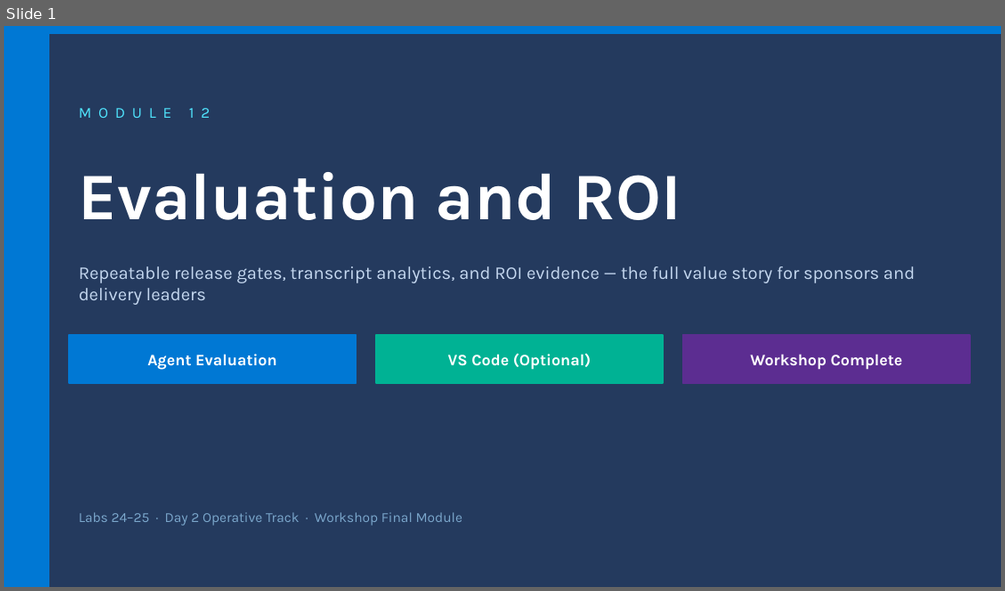
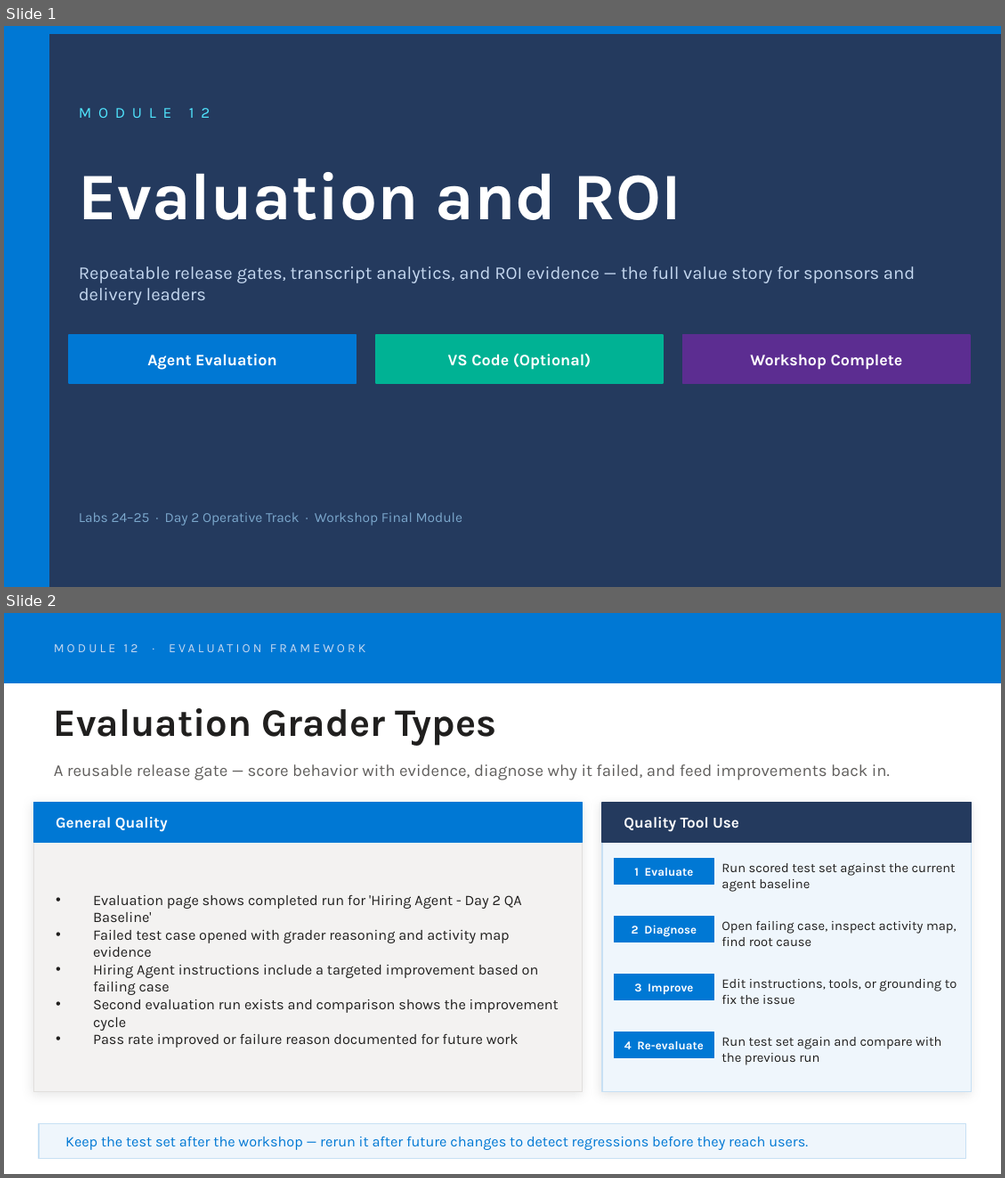
Before and after one commit to judeper/copilot-studio-workshop, a slide deck: workshop/Copilot-Studio-Workshop-Slides/Module-12-Evaluation-and-ROI.pptx. Shown one above the other, each under a label of ours: slide 1 before the commit, slides 1 and 2 after it. The pictures are 1005x591 and 1005x1178 pixels, drawn with LibreOffice and Linux fonts; fonts in the diff are those of the drawing. Boxes give left, top, right and bottom in pixels: in the first picture for what was removed or moved away, otherwise in the second. Text is boxed around its words. In the diff, an @@ line names an element or a change of style, - is before the commit and + after.

```diff
--- a/workshop/Copilot-Studio-Workshop-Slides/Module-12-Evaluation-and-ROI.pptx
+++ b/workshop/Copilot-Studio-Workshop-Slides/Module-12-Evaluation-and-ROI.pptx
@@ slide 2 added at (4,613,1001,1174), background #FFFFFF @@
@@ rectangle added at (4,613,1001,682), fill #0078D4, outline #0078D4 1 pt @@
@@ text added at (54,644,365,652), 9 pt, text #C5D8F0 @@
+MODULE 12 · EVALUATION FRAMEWORK
@@ text added at (54,708,496,746), 28 pt, text #201F1E, bold @@
+Evaluation Grader Types
@@ text added at (54,764,890,780), 12 pt, text #605E5C @@
+A reusable release gate — score behavior with evidence, diagnose why it failed, and feed improvements back in.
@@ rectangle added at (34,803,582,1092), fill #F3F2F1, outline #E1DFDD 1 pt @@
@@ rectangle added at (34,803,582,843), fill #0078D4, outline #0078D4 1 pt @@
@@ text added at (56,817,168,832), 11 pt, text #FFFFFF, bold @@
+General Quality
@@ rectangle added at (602,803,971,1092), fill #EFF6FC, outline #C7E0F4 1 pt @@
@@ rectangle added at (602,803,971,843), fill #243A5E, outline #243A5E 1 pt @@
@@ text added at (623,817,739,832), 11 pt, text #FFFFFF, bold @@
+Quality Tool Use
@@ rectangle added at (614,859,713,884), fill #0078D4, outline #0078D4 1 pt @@
@@ text added at (634,868,694,876), 8.5 pt, text #FFFFFF, bold @@
+1 Evaluate
@@ text added at (721,863,955,892), 9.5 pt, text #201F1E @@
+Run scored test set against the current agent baseline
@@ text added at (93,895,558,1047), 10.5 pt, text #201F1E @@
+• Evaluation page shows completed run for 'Hiring Agent - Day 2 QA Baseline'
+• Failed test case opened with grader reasoning and activity map evidence
+• Hiring Agent instructions include a targeted improvement based on failing case
+• Second evaluation run exists and comparison shows the improvement cycle
+• Pass rate improved or failure reason documented for future work
@@ rectangle added at (614,916,713,942), fill #0078D4, outline #0078D4 1 pt @@
@@ text added at (631,925,696,937), 8.5 pt, text #FFFFFF, bold @@
+2 Diagnose
@@ text added at (721,921,956,946), 9.5 pt, text #201F1E @@
+Open failing case, inspect activity map, find root cause
@@ rectangle added at (614,973,713,1000), fill #0078D4, outline #0078D4 1 pt @@
@@ text added at (634,983,693,994), 8.5 pt, text #FFFFFF, bold @@
+3 Improve
@@ text added at (721,979,957,1004), 9.5 pt, text #201F1E @@
+Edit instructions, tools, or grounding to fix the issue
@@ rectangle added at (614,1031,713,1058), fill #0078D4, outline #0078D4 1 pt @@
@@ text added at (721,1037,942,1065), 9.5 pt, text #201F1E @@
+Run test set again and compare with the previous run
@@ text added at (624,1041,703,1049), 8.5 pt, text #FFFFFF, bold @@
+4 Re-evaluate
@@ rectangle added at (39,1123,966,1159), fill #EFF6FC, outline #C7E0F4 1 pt @@
@@ text added at (65,1135,808,1150), 10.5 pt, text #0078D4 @@
+Keep the test set after the workshop — rerun it after future changes to detect regressions before they reach users.
```
Also in this commit, not shown: 19 other files.
